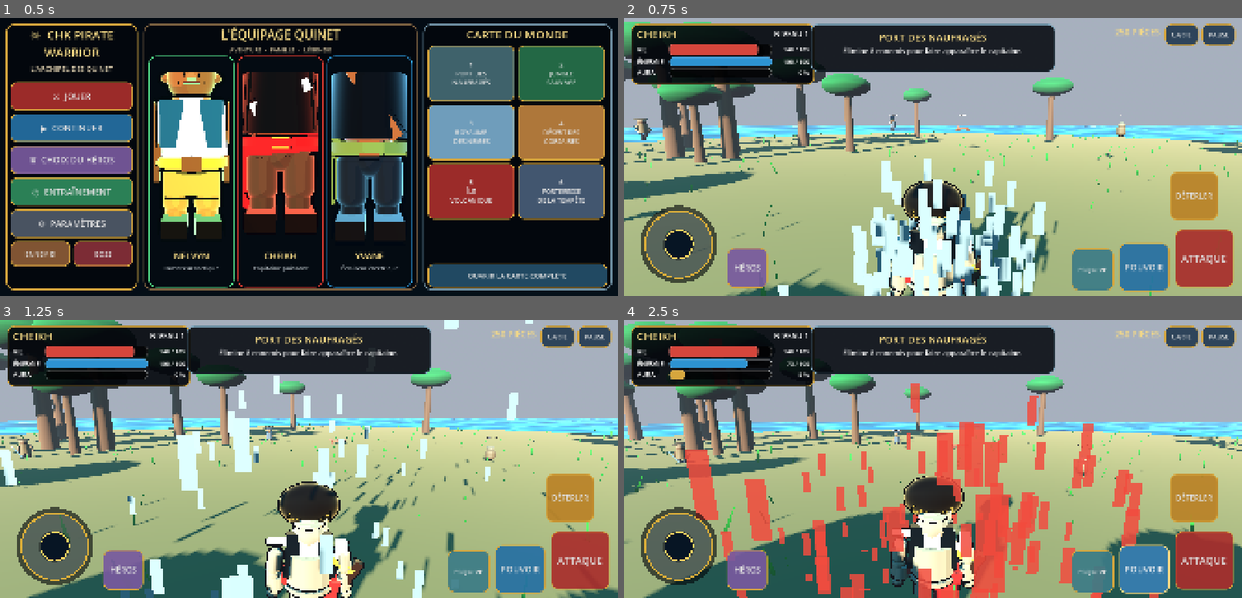
Above: before the commit, frames 1-4 (two rows, left to right).
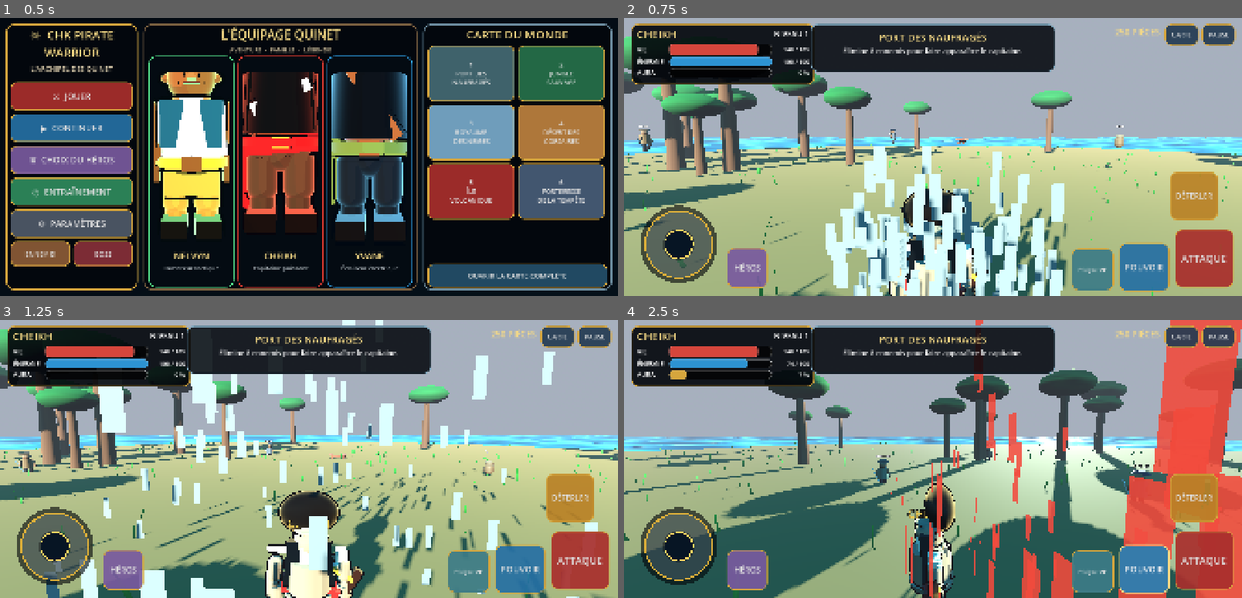
Above: after the commit, the same moments.

Repository: Chasmet/Chk-pirate-warrior-
Game: Godot game, scene res://scenes/main.tscn
Two runs of this game, one before a commit and one after it. Both use one fixed random seed, a clock stepped at 60 frames per second and the inputs below.
Inputs:
- Up to frame 1 (0.5 s): no input
- Up to frame 2 (0.75 s): click "⚔ JOUER" at 0.5 s
- Up to frame 3 (1.25 s): no input
- Up to frame 4 (2.5 s): click "ATTAQUE" at 1.25 s; click "POUVOIR" at 2 s

Frame 1 is identical in both runs. In frame 2, 27% of the frame differs, in the area x 0-100%, y 1-100%; in frame 3, 31%; in frame 4, 54%, in the area x 0-100%, y 0-100%.

Commit message:
feat(gameplay): rendre les combats mobiles rapides, assistés et distincts

Diff:
--- a/godot/scripts/player_controller.gd
+++ b/godot/scripts/player_controller.gd
@@ -13,7 +13,8 @@
 var hero_visual: CharacterBody3D
 var move_input := Vector2.ZERO
 var camera_yaw := 0.0
-var camera_pitch := -0.18
+var camera_pitch := -0.12
+var camera_manual_timer := 0.0
 var health := 140.0
 var max_health := 140.0
 var energy := 100.0
@@ -24,6 +25,9 @@
 var dodge_cooldown := 0.0
 var dodge_time := 0.0
 var dodge_direction := Vector3.ZERO
+var attack_lunge_time := 0.0
+var attack_lunge_direction := Vector3.ZERO
+var queued_attack_time := 0.0
 var invulnerability := 0.0
 var combo_step := 0
 var combo_timer := 0.0
@@ -32,8 +36,10 @@
 var coins := 0
 var training: Dictionary = {"force": 0, "vitesse": 0, "energie": 0}
 var camera_pivot: Node3D
+var camera_arm: SpringArm3D
 var camera: Camera3D
 var combat_fx: GPUParticles3D
+var assisted_target: EnemyAI
 
 func configure(data: Dictionary) -> void:
 	save_data = data
@@ -54,31 +60,46 @@
 	skill_cooldown = maxf(0.0, skill_cooldown - delta)
 	dodge_cooldown = maxf(0.0, dodge_cooldown - delta)
 	dodge_time = maxf(0.0, dodge_time - delta)
+	attack_lunge_time = maxf(0.0, attack_lunge_time - delta)
+	queued_attack_time = maxf(0.0, queued_attack_time - delta)
 	combo_timer = maxf(0.0, combo_timer - delta)
 	invulnerability = maxf(0.0, invulnerability - delta)
+	camera_manual_timer = maxf(0.0, camera_manual_timer - delta)
 	if combo_timer <= 0.0:
 		combo_step = 0
-	energy = minf(100.0 + float(training.get("energie", 0)) * 5.0, energy + delta * 8.0)
+	energy = minf(100.0 + float(training.get("energie", 0)) * 5.0, energy + delta * 9.0)
 	if aura_time > 0.0:
 		aura_time -= delta
 		if aura_time <= 0.0:
 			_set_aura_visual(false)
 
+	if queued_attack_time > 0.0 and attack_cooldown <= 0.0 and dodge_time <= 0.0:
+		queued_attack_time = 0.0
+		_perform_attack()
+
 	var direction := _world_move_direction()
+	var analog_strength := clampf(move_input.length(), 0.0, 1.0)
 	if dodge_time > 0.0:
 		velocity.x = dodge_direction.x * _dodge_speed()
 		velocity.z = dodge_direction.z * _dodge_speed()
+	elif attack_lunge_time > 0.0:
+		velocity.x = attack_lunge_direction.x * _attack_lunge_speed()
+		velocity.z = attack_lunge_direction.z * _attack_lunge_speed()
 	else:
-		var speed := _movement_speed() * (1.28 if aura_time > 0.0 else 1.0)
-		velocity.x = move_toward(velocity.x, direction.x * speed, delta * 25.0)
-		velocity.z = move_toward(velocity.z, direction.z * speed, delta * 25.0)
+		var speed_multiplier := lerpf(0.72, 1.0, maxf(analog_strength, 0.55))
+		if analog_strength > 0.92:
+			speed_multiplier *= 1.13
+		var speed := _movement_speed() * speed_multiplier * (1.28 if aura_time > 0.0 else 1.0)
+		var acceleration := 42.0 if direction.length_squared() > 0.02 else 55.0
+		velocity.x = move_toward(velocity.x, direction.x * speed, delta * acceleration)
+		velocity.z = move_toward(velocity.z, direction.z * speed, delta * acceleration)
 		if direction.length_squared() > 0.02:
 			var target_angle := atan2(-direction.x, -direction.z)
-			rotation.y = lerp_angle(rotation.y, target_angle, delta * 11.0)
+			rotation.y = lerp_angle(rotation.y, target_angle, delta * 14.0)
 	if not is_on_floor():
 		velocity.y -= 24.0 * delta
 	move_and_slide()
-	_update_camera(delta)
+	_update_camera(delta, direction)
 
 	if Input.is_action_just_pressed("attack"):
 		attack()
@@ -93,11 +114,12 @@
 	_emit_stats()
 
 func set_move_input(value: Vector2) -> void:
-	move_input = value if value.length() >= 0.10 else Vector2.ZERO
+	move_input = value if value.length() >= 0.08 else Vector2.ZERO
 
 func add_camera_drag(relative: Vector2) -> void:
-	camera_yaw -= relative.x * 0.0038
-	camera_pitch = clampf(camera_pitch - relative.y * 0.0030, -0.52, 0.12)
+	camera_yaw -= relative.x * 0.0042
+	camera_pitch = clampf(camera_pitch - relative.y * 0.0032, -0.44, 0.08)
+	camera_manual_timer = 2.3
 
 func set_hero(new_hero_id: String) -> void:
 	if is_instance_valid(hero_visual):
@@ -122,35 +144,80 @@
 	VoiceFR.speak("Tu contrôles maintenant " + String(HeroFactory.HEROES[hero_id]["display_name"]) + ".")
 
 func attack() -> void:
-	if attack_cooldown > 0.0 or dodge_time > 0.0:
-		return
-	_face_nearest_enemy(7.0)
+	if dodge_time > 0.0:
+		return
+	if attack_cooldown > 0.0:
+		if attack_cooldown <= 0.24:
+			queued_attack_time = 0.34
+		return
+	_perform_attack()
+
+func _perform_attack() -> void:
+	assisted_target = _nearest_enemy(_attack_assist_range())
+	if is_instance_valid(assisted_target):
+		_face_enemy(assisted_target)
 	combo_step = combo_step % 3 + 1
-	combo_timer = 0.95
-	var base_cooldown := 0.46 if hero_id == "cheikh" else 0.27 if hero_id == "yvane" else 0.35
-	attack_cooldown = base_cooldown * (1.18 if combo_step == 3 else 1.0)
-	var multiplier := 1.0 if combo_step == 1 else 1.18 if combo_step == 2 else 1.72
+	combo_timer = 1.05
+	var base_cooldown := 0.43 if hero_id == "cheikh" else 0.25 if hero_id == "yvane" else 0.32
+	attack_cooldown = base_cooldown * (1.20 if combo_step == 3 else 1.0)
+	var multiplier := 1.0 if combo_step == 1 else 1.22 if combo_step == 2 else 1.82
 	var damage := _attack_damage() * multiplier
-	var radius := (3.15 if hero_id == "cheikh" else 3.5 if hero_id == "yvane" else 3.25) + float(combo_step - 1) * 0.32
-	var push := 4.2 if combo_step < 3 else 8.5
-	var hits := _damage_nearby(damage, radius, push)
-	_play_combat_fx(Color(HeroFactory.HEROES[hero_id]["aura"]), 0.30 + float(combo_step) * 0.12)
-	Input.vibrate_handheld(22 if combo_step < 3 else 48)
+	var hits := 0
+
+	if hero_id == "yvane":
+		hits = _yvane_ranged_attack(damage)
+	elif is_instance_valid(assisted_target):
+		var offset := assisted_target.global_position - global_position
+		offset.y = 0.0
+		if offset.length_squared() > 0.01:
+			attack_lunge_direction = offset.normalized()
+			attack_lunge_time = 0.15 if combo_step < 3 else 0.22
+		var splash_radius := 2.4 if hero_id == "cheikh" else 3.1
+		hits = _damage_around_point(assisted_target.global_position, damage, splash_radius, 5.0 if combo_step < 3 else 10.0)
+	else:
+		hits = _damage_in_front(damage, 4.5 if hero_id == "cheikh" else 5.2, 0.18, 5.0 if combo_step < 3 else 10.0)
+
+	_play_combat_fx(Color(HeroFactory.HEROES[hero_id]["aura"]), 0.34 + float(combo_step) * 0.14)
+	Input.vibrate_handheld(24 if combo_step < 3 else 58)
 	if hits > 0:
-		aura = minf(100.0, aura + float(hits) * (6.0 + combo_step))
+		aura = minf(100.0, aura + float(hits) * (6.5 + combo_step))
+
+func _yvane_ranged_attack(damage: float) -> int:
+	var targets := _enemies_by_distance(15.0)
+	if targets.is_empty():
+		return 0
+	var count := 1 if combo_step < 3 else mini(3, targets.size())
+	for index in range(count):
+		var enemy := targets[index] as EnemyAI
+		var impulse := (enemy.global_position - global_position).normalized() * (3.0 if combo_step < 3 else 7.0)
+		enemy.take_damage(damage * (0.78 if index > 0 else 1.0), impulse)
+	return count
 
 func skill() -> void:
 	if skill_cooldown > 0.0 or energy < 30.0 or dodge_time > 0.0:
 		return
-	_face_nearest_enemy(11.0)
-	skill_cooldown = 4.0 if hero_id == "cheikh" else 3.2 if hero_id == "yvane" else 3.6
+	assisted_target = _nearest_enemy(18.0)
+	if is_instance_valid(assisted_target):
+		_face_enemy(assisted_target)
+	skill_cooldown = 4.0 if hero_id == "cheikh" else 3.0 if hero_id == "yvane" else 3.5
 	energy -= 30.0
 	var damage := _skill_damage()
-	var radius := 6.8 if hero_id == "cheikh" else 7.8 if hero_id == "yvane" else 8.5
-	var hits := _damage_nearby(damage, radius, 11.0)
-	aura = minf(100.0, aura + float(hits) * 10.0 + 5.0)
-	_play_combat_fx(Color(HeroFactory.HEROES[hero_id]["aura"]), 0.72)
-	Input.vibrate_handheld(80)
+	var hits := 0
+	if hero_id == "cheikh":
+		hits = _damage_nearby(damage, 8.5, 13.0)
+	elif hero_id == "yvane":
+		var targets := _enemies_by_distance(18.0)
+		var count := mini(6, targets.size())
+		for index in range(count):
+			var enemy := targets[index] as EnemyAI
+			enemy.take_damage(damage * (1.0 - float(index) * 0.07), (enemy.global_position - global_position).normalized() * 8.0)
+			hits += 1
+	else:
+		var center := assisted_target.global_position if is_instance_valid(assisted_target) else global_position - global_transform.basis.z * 4.0
+		hits = _damage_around_point(center, damage, 9.5, 12.0)
+	aura = minf(100.0, aura + float(hits) * 10.0 + 7.0)
+	_play_combat_fx(Color(HeroFactory.HEROES[hero_id]["aura"]), 0.82)
+	Input.vibrate_handheld(90)
 	var skill_name := "Onde du capitaine" if hero_id == "cheikh" else "Éclair des sept vagues" if hero_id == "yvane" else "Atelier suprême Quinet"
 	VoiceFR.speak(skill_name + " !", true)
 
@@ -163,23 +230,23 @@
 		direction.y = 0.0
 		direction = direction.normalized()
 	dodge_direction = direction
-	dodge_time = 0.21 if hero_id == "yvane" else 0.18
-	dodge_cooldown = 0.62 if hero_id == "yvane" else 0.78
-	invulnerability = maxf(invulnerability, 0.38)
+	dodge_time = 0.31 if hero_id == "yvane" else 0.27
+	dodge_cooldown = 0.52 if hero_id == "yvane" else 0.64
+	invulnerability = maxf(invulnerability, 0.48)
 	rotation.y = atan2(-direction.x, -direction.z)
-	_play_combat_fx(Color(HeroFactory.HEROES[hero_id]["aura"]), 0.18)
-	Input.vibrate_handheld(20)
+	_play_combat_fx(Color(HeroFactory.HEROES[hero_id]["aura"]), 0.22)
+	Input.vibrate_handheld(24)
 
 func activate_aura() -> void:
 	if aura < 100.0 or aura_time > 0.0:
 		return
 	aura = 0.0
 	aura_time = 16.0 + float(training.get("energie", 0))
-	invulnerability = maxf(invulnerability, 0.8)
+	invulnerability = maxf(invulnerability, 1.0)
 	_set_aura_visual(true)
-	_damage_nearby(_skill_damage() * 0.85, 9.5, 16.0)
-	_play_combat_fx(Color(HeroFactory.HEROES[hero_id]["aura"]), 1.0)
-	Input.vibrate_handheld(150)
+	_damage_nearby(_skill_damage() * 0.95, 10.5, 18.0)
+	_play_combat_fx(Color(HeroFactory.HEROES[hero_id]["aura"]), 1.15)
+	Input.vibrate_handheld(170)
 	var title := "Volonté du Premier Capitaine" if hero_id == "cheikh" else "Éclair Fantôme" if hero_id == "yvane" else "Génie Mécanique"
 	VoiceFR.speak(title + ". Déferlement d'énergie !", true)
 
@@ -192,11 +259,11 @@
 	if aura_time > 0.0:
 		defense *= 1.55
 	health -= amount / defense
-	invulnerability = 0.45
+	invulnerability = 0.52
 	aura = minf(100.0, aura + amount * 0.45)
 	combo_step = 0
 	combo_timer = 0.0
-	Input.vibrate_handheld(65)
+	Input.vibrate_handheld(70)
 	if health <= 0.0:
 		health = 0.0
 		player_defeated.emit()
@@ -234,38 +301,71 @@
 		direction = direction.normalized()
 	return direction
 
-func _face_nearest_enemy(search_radius: float) -> void:
+func _nearest_enemy(search_radius: float) -> EnemyAI:
 	var nearest: EnemyAI
 	var nearest_distance := search_radius
 	for node in get_tree().get_nodes_in_group("enemies"):
 		if not is_instance_valid(node) or not node is EnemyAI:
 			continue
 		var enemy := node as EnemyAI
-		var offset := enemy.global_position - global_position
-		offset.y = 0.0
-		var distance := offset.length()
+		if enemy.health <= 0.0:
+			continue
+		var distance := enemy.global_position.distance_to(global_position)
 		if distance < nearest_distance:
 			nearest = enemy
 			nearest_distance = distance
-	if is_instance_valid(nearest):
-		var target_direction := nearest.global_position - global_position
-		target_direction.y = 0.0
-		if target_direction.length_squared() > 0.01:
-			rotation.y = atan2(-target_direction.x, -target_direction.z)
-
-func _damage_nearby(damage: float, radius: float, push_power: float) -> int:
+	return nearest
+
+func _enemies_by_distance(search_radius: float) -> Array:
+	var result: Array = []
+	for node in get_tree().get_nodes_in_group("enemies"):
+		if is_instance_valid(node) and node is EnemyAI:
+			var enemy := node as EnemyAI
+			if enemy.health > 0.0 and enemy.global_position.distance_to(global_position) <= search_radius:
+				result.append(enemy)
+	result.sort_custom(func(a: EnemyAI, b: EnemyAI): return a.global_position.distance_squared_to(global_position) < b.global_position.distance_squared_to(global_position))
+	return result
+
+func _face_enemy(enemy: EnemyAI) -> void:
+	if not is_instance_valid(enemy):
+		return
+	var target_direction := enemy.global_position - global_position
+	target_direction.y = 0.0
+	if target_direction.length_squared() > 0.01:
+		rotation.y = atan2(-target_direction.x, -target_direction.z)
+		if camera_manual_timer <= 0.0:
+			camera_yaw = lerp_angle(camera_yaw, rotation.y, 0.38)
+
+func _damage_in_front(damage: float, radius: float, minimum_dot: float, push_power: float) -> int:
 	var hits := 0
+	var forward := -global_transform.basis.z
 	for node in get_tree().get_nodes_in_group("enemies"):
 		if not is_instance_valid(node) or not node is EnemyAI:
 			continue
 		var enemy := node as EnemyAI
 		var offset := enemy.global_position - global_position
 		offset.y = 0.0
-		if offset.length() <= radius:
-			var impulse := offset.normalized() * push_power if offset.length_squared() > 0.001 else -global_transform.basis.z * push_power
-			enemy.take_damage(damage * (1.65 if aura_time > 0.0 else 1.0), impulse)
+		if offset.length() <= radius and offset.normalized().dot(forward) >= minimum_dot:
+			enemy.take_damage(damage * (1.65 if aura_time > 0.0 else 1.0), offset.normalized() * push_power)
 			hits += 1
 	return hits
+
+func _damage_around_point(point: Vector3, damage: float, radius: float, push_power: float) -> int:
+	var hits := 0
+	for node in get_tree().get_nodes_in_group("enemies"):
+		if not is_instance_valid(node) or not node is EnemyAI:
+			continue
+		var enemy := node as EnemyAI
+		var offset := enemy.global_position - point
+		offset.y = 0.0
+		if offset.length() <= radius:
+			var push_direction := (enemy.global_position - global_position).normalized()
+			enemy.take_damage(damage * (1.65 if aura_time > 0.0 else 1.0), push_direction * push_power)
+			hits += 1
+	return hits
+
+func _damage_nearby(damage: float, radius: float, push_power: float) -> int:
+	return _damage_around_point(global_position, damage, radius, push_power)
 
 func register_enemy(enemy: EnemyAI) -> void:
 	enemy.player_hit.connect(receive_damage)
@@ -300,12 +400,18 @@
 	health = clampf(health, 1.0, max_health)
 
 func _movement_speed() -> float:
-	var base := 6.3 if hero_id == "cheikh" else 8.6 if hero_id == "yvane" else 7.2
-	return base + float(training.get("vitesse", 0)) * 0.45 + float(level - 1) * 0.035
+	var base := 7.4 if hero_id == "cheikh" else 10.2 if hero_id == "yvane" else 8.7
+	return base + float(training.get("vitesse", 0)) * 0.48 + float(level - 1) * 0.04
 
 func _dodge_speed() -> float:
-	var base := 18.5 if hero_id == "cheikh" else 24.0 if hero_id == "yvane" else 21.0
-	return base + float(training.get("vitesse", 0)) * 0.55
+	var base := 22.0 if hero_id == "cheikh" else 29.0 if hero_id == "yvane" else 25.5
+	return base + float(training.get("vitesse", 0)) * 0.65
+
+func _attack_lunge_speed() -> float:
+	return 16.5 if hero_id == "cheikh" else 14.0 if hero_id == "nelvyn" else 0.0
+
+func _attack_assist_range() -> float:
+	return 7.5 if hero_id == "cheikh" else 15.0 if hero_id == "yvane" else 9.0
 
 func _attack_damage() -> float:
 	var base := 38.0 if hero_id == "cheikh" else 25.0 if hero_id == "yvane" else 29.0
@@ -319,52 +425,72 @@
 	var collision := CollisionShape3D.new()
 	collision.name = "CollisionJoueur"
 	var capsule := CapsuleShape3D.new()
-	capsule.radius = 0.42
-	capsule.height = 1.18
+	capsule.radius = 0.46
+	capsule.height = 1.30
 	collision.shape = capsule
-	collision.position.y = 0.94
+	collision.position.y = 0.98
 	add_child(collision)
 
 func _build_camera() -> void:
 	camera_pivot = Node3D.new()
 	camera_pivot.name = "PivotCamera"
 	add_child(camera_pivot)
-	camera_pivot.position.y = 1.25
+	camera_pivot.position = Vector3(0.0, 1.42, 0.0)
+	camera_arm = SpringArm3D.new()
+	camera_arm.name = "BrasCamera"
+	camera_arm.spring_length = 3.65
+	camera_arm.margin = 0.18
+	camera_arm.collision_mask = 1
+	camera_pivot.add_child(camera_arm)
 	camera = Camera3D.new()
 	camera.name = "CameraJoueur"
 	camera.current = true
-	camera.fov = 58.0
-	camera.near = 0.08
+	camera.fov = 64.0
+	camera.near = 0.06
 	camera.far = 800.0
-	camera_pivot.add_child(camera)
-	camera.position = Vector3(0, 1.72, 5.45)
-
-func _update_camera(delta: float) -> void:
+	camera.position = Vector3(0.42, 0.22, 0.0)
+	camera_arm.add_child(camera)
+
+func _update_camera(delta: float, direction: Vector3) -> void:
 	if not is_instance_valid(camera_pivot):
 		return
-	camera_pivot.rotation.y = lerp_angle(camera_pivot.rotation.y, camera_yaw, delta * 11.0)
-	camera_pivot.rotation.x = lerpf(camera_pivot.rotation.x, camera_pitch, delta * 9.0)
+	if camera_manual_timer <= 0.0:
+		if is_instance_valid(assisted_target) and assisted_target.health > 0.0 and assisted_target.global_position.distance_to(global_position) < 13.0:
+			var target_direction := assisted_target.global_position - global_position
+			target_direction.y = 0.0
+			if target_direction.length_squared() > 0.01:
+				var target_yaw := atan2(-target_direction.x, -target_direction.z)
+				camera_yaw = lerp_angle(camera_yaw, target_yaw, delta * 3.6)
+		elif direction.length_squared() > 0.08:
+			camera_yaw = lerp_angle(camera_yaw, rotation.y, delta * 2.2)
+	camera_pivot.rotation.y = lerp_angle(camera_pivot.rotation.y, camera_yaw, delta * 13.0)
+	camera_pivot.rotation.x = lerpf(camera_pivot.rotation.x, camera_pitch, delta * 10.0)
+	var moving := Vector2(velocity.x, velocity.z).length()
+	var target_fov := 68.0 if moving > _movement_speed() * 0.85 else 64.0
+	if aura_time > 0.0:
+		target_fov += 4.0
+	camera.fov = lerpf(camera.fov, target_fov, delta * 4.0)
 
 func _build_fx() -> void:
 	combat_fx = GPUParticles3D.new()
-	combat_fx.amount = 150
+	combat_fx.amount = 190
 	combat_fx.one_shot = true
-	combat_fx.explosiveness = 0.92
-	combat_fx.lifetime = 0.65
-	combat_fx.visibility_aabb = AABB(Vector3(-10, -4, -10), Vector3(20, 14, 20))
+	combat_fx.explosiveness = 0.94
+	combat_fx.lifetime = 0.68
+	combat_fx.visibility_aabb = AABB(Vector3(-12, -5, -12), Vector3(24, 16, 24))
 	var process := ParticleProcessMaterial.new()
 	process.emission_shape = ParticleProcessMaterial.EMISSION_SHAPE_SPHERE
 	process.emission_sphere_radius = 1.0
 	process.direction = Vector3(0, 1, 0)
 	process.spread = 180.0
-	process.initial_velocity_min = 3.0
-	process.initial_velocity_max = 12.0
+	process.initial_velocity_min = 4.0
+	process.initial_velocity_max = 14.0
 	process.gravity = Vector3(0, -3.0, 0)
 	combat_fx.process_material = process
 	var quad := QuadMesh.new()
-	quad.size = Vector2(0.16, 0.52)
+	quad.size = Vector2(0.18, 0.58)
 	combat_fx.draw_pass_1 = quad
-	combat_fx.position.y = 1.0
+	combat_fx.position.y = 1.05
 	add_child(combat_fx)
 
 func _play_combat_fx(color: Color, scale_factor: float) -> void:
@@ -378,10 +504,10 @@
 		var material := StandardMaterial3D.new()
 		material.shading_mode = BaseMaterial3D.SHADING_MODE_UNSHADED
 		material.transparency = BaseMaterial3D.TRANSPARENCY_ALPHA
-		material.albedo_color = Color(color, 0.85)
+		material.albedo_color = Color(color, 0.88)
 		material.emission_enabled = true
 		material.emission = color
-		material.emission_energy_multiplier = 6.0
+		material.emission_energy_multiplier = 7.0
 		quad.material = material
 	combat_fx.restart()
 
